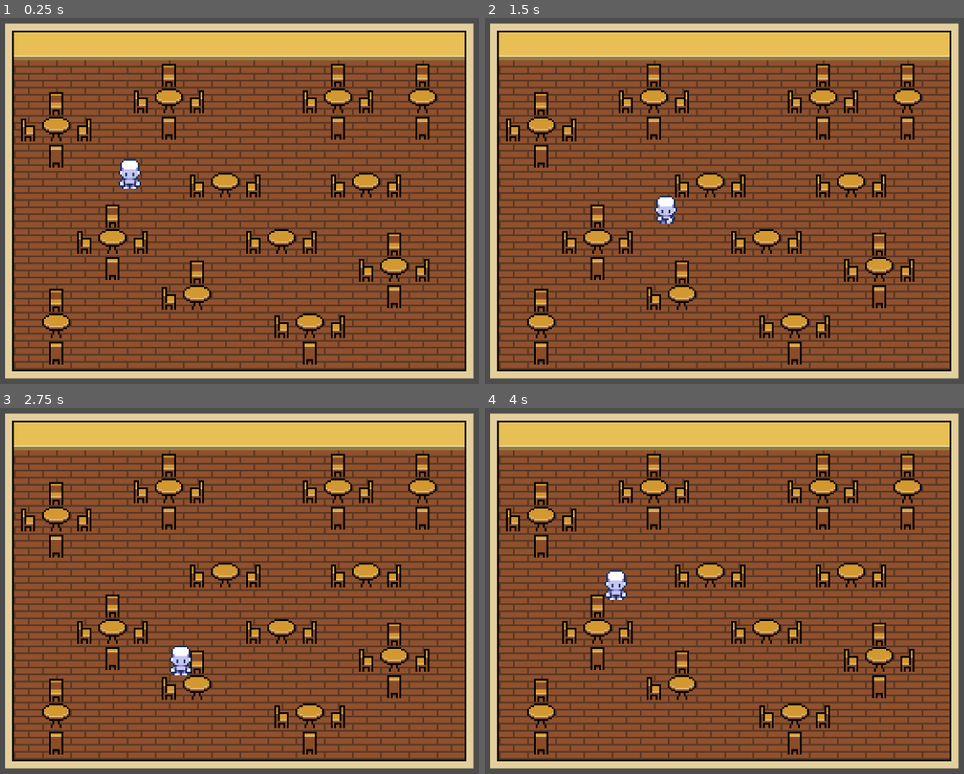
Above: before the commit, frames 1-4 (two rows, left to right).
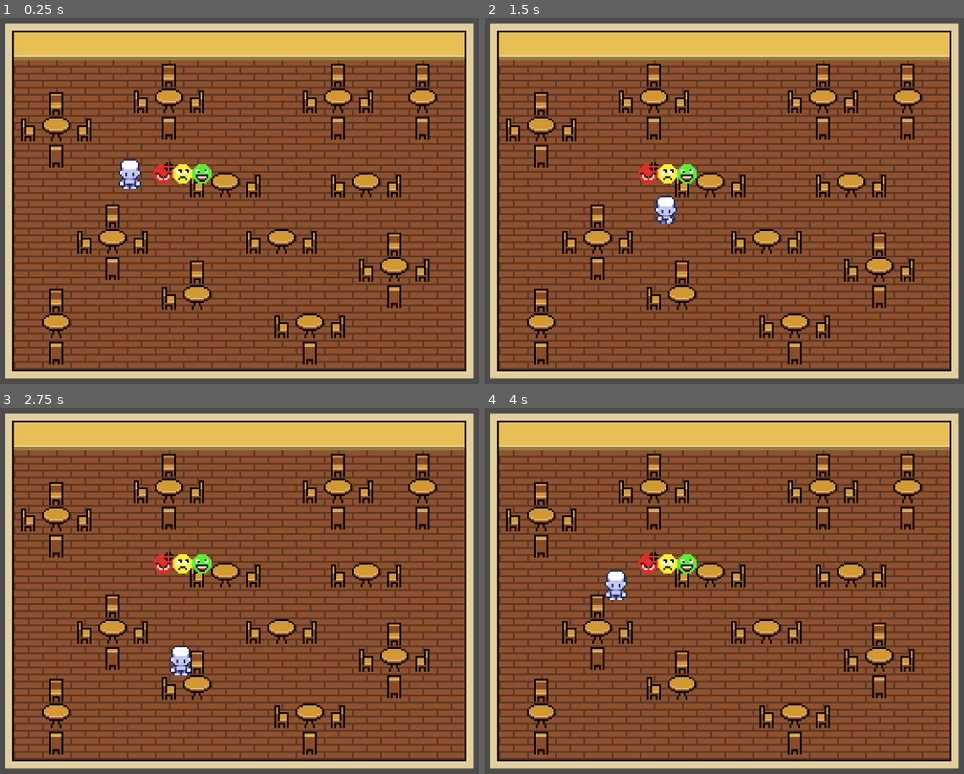
Above: after the commit, the same moments.

Repository: Jyrou/BrackeysJAM
Game: Godot game, scene res://CenaInicial.tscn
Two runs of this game, one before a commit and one after it. Both use one fixed random seed, a clock stepped at 60 frames per second and the inputs below.
Inputs:
- Up to frame 1 (0.25 s): no input
- Up to frame 2 (1.5 s): tap Enter at 0.5 s; hold D (Direita) 0.53-1.28 s; hold S (Baixo) from 1.28 s (still down)
- Up to frame 3 (2.75 s): release S (Baixo) at 2.03 s; hold D (Direita) from 2.03 s (still down)
- Up to frame 4 (4 s): tap Space at 2.75 s; release D (Direita) at 2.78 s; hold W (Cima) 2.78-3.53 s; tap Enter at 3.5 s; hold A (Esquerda) from 3.53 s (still down)

The runs differ from the first frame. In frame 1, 0.5% of the frame differs, in the area x 31-45%, y 39-46%; in frame 2, 0.5%; in frame 3, 0.5%; in frame 4, 0.5%.

Commit message:
Melhora emoji de clientes e coloca objeto exemplo

Diff:
--- a/Projeto/CenaInicial.tscn
+++ b/Projeto/CenaInicial.tscn
@@ -1,8 +1,9 @@
-[gd_scene load_steps=19 format=4 uid="uid://bwitmp6xwb65y"]
+[gd_scene load_steps=20 format=4 uid="uid://bwitmp6xwb65y"]
 
 [ext_resource type="Script" path="res://playerScript.gd" id="1_35msx"]
 [ext_resource type="Texture2D" uid="uid://hya4h5xcxmkn" path="res://Sprites/Player_placeholder.png" id="1_se4kf"]
 [ext_resource type="TileSet" uid="uid://bortlou72jjgl" path="res://Tileset_PLACEHOLDER.tres" id="2_a7rvq"]
+[ext_resource type="Texture2D" uid="uid://2puca73n6het" path="res://Sprites/EmojiClientes.png" id="4_xyqee"]
 
 [sub_resource type="AtlasTexture" id="AtlasTexture_kmkcb"]
 atlas = ExtResource("1_se4kf")
@@ -150,3 +151,6 @@
 [node name="Camera2D" type="Camera2D" parent="."]
 position = Vector2(29, 16)
 zoom = Vector2(3, 3)
+
+[node name="Sprite2D" type="Sprite2D" parent="."]
+texture = ExtResource("4_xyqee")
Binary file changed: Projeto/Sprites/EmojiClientes.png
Not shown, changed: Projeto/Sprites/EmojiClientes.png.import
